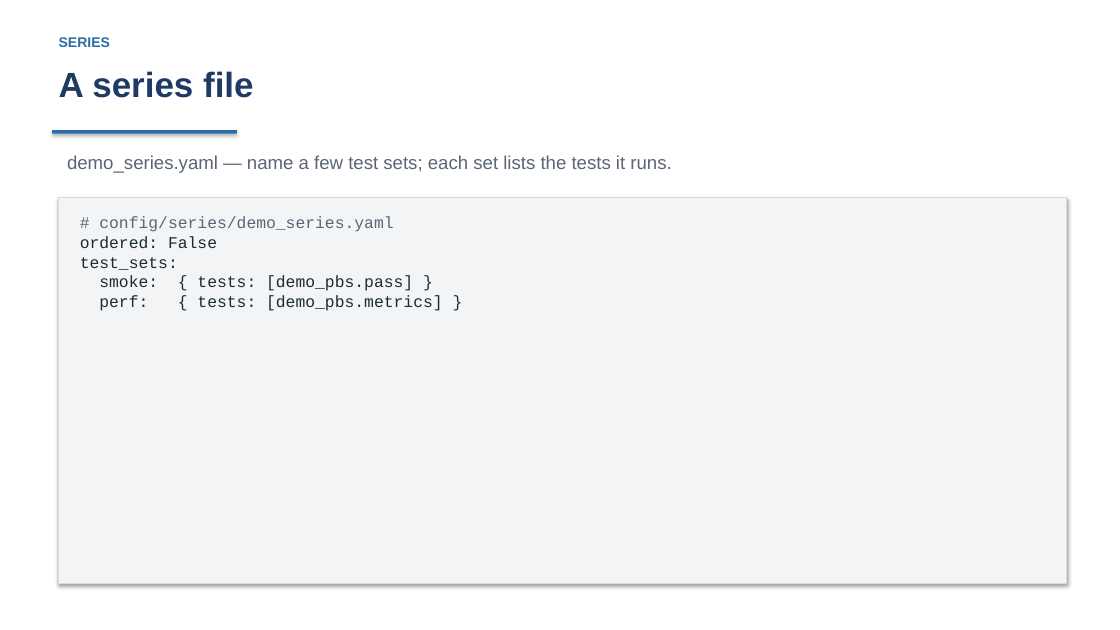
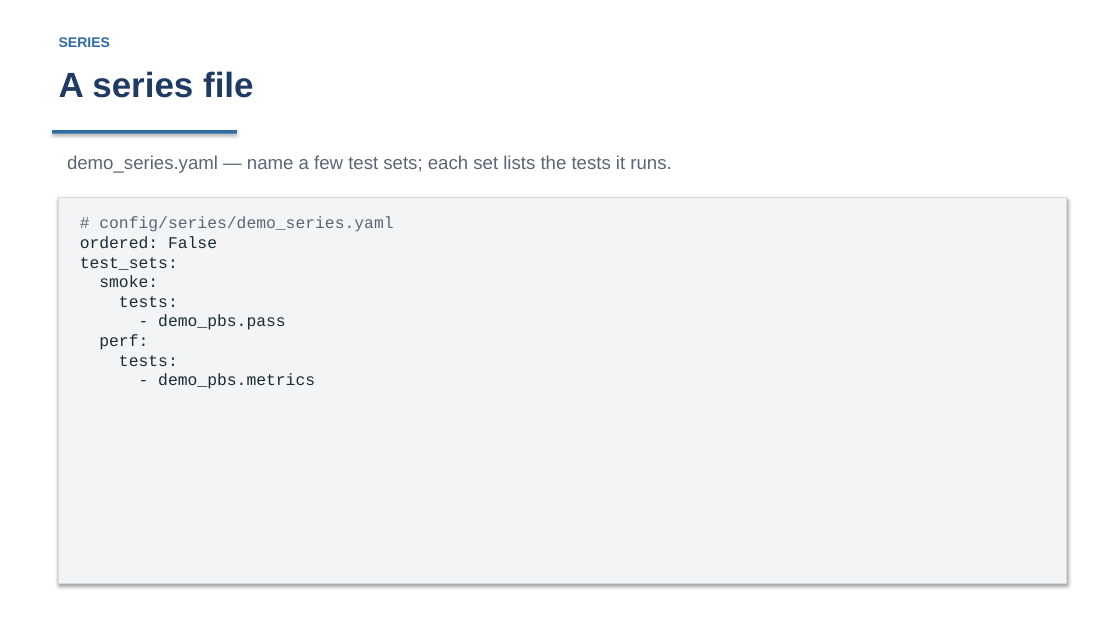
Before and after one commit to curtisecombsjr/pavilion-workshop, a slide deck: slide 32 of pavilion-workshop.pptx. Drawn at 1120x630 pixels with LibreOffice and Linux fonts; fonts in the diff are those of the drawing. Boxes give left, top, right and bottom in pixels: in the first picture for what was removed or moved away, otherwise in the second. Text is boxed around its words. In the diff, an @@ line names an element or a change of style, - is before the commit and + after.

```diff
--- a/pavilion-workshop.pptx
+++ b/pavilion-workshop.pptx
@@ text in rectangle at box(99, 275, 315, 389): text changed @@
-smoke: { tests: [demo_pbs.pass] }
-perf: { tests: [demo_pbs.metrics] }
+smoke:
+tests:
+- demo_pbs.pass
+perf:
+tests:
+- demo_pbs.metrics
```
Also in this commit, not shown: 2 other slides changed, 2 other files.
